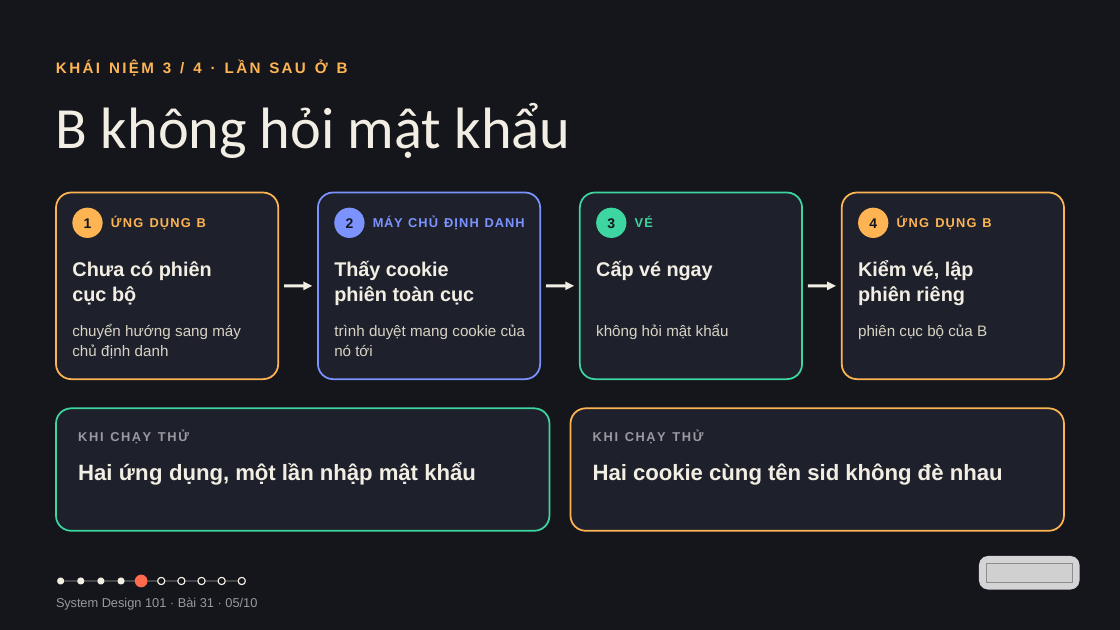
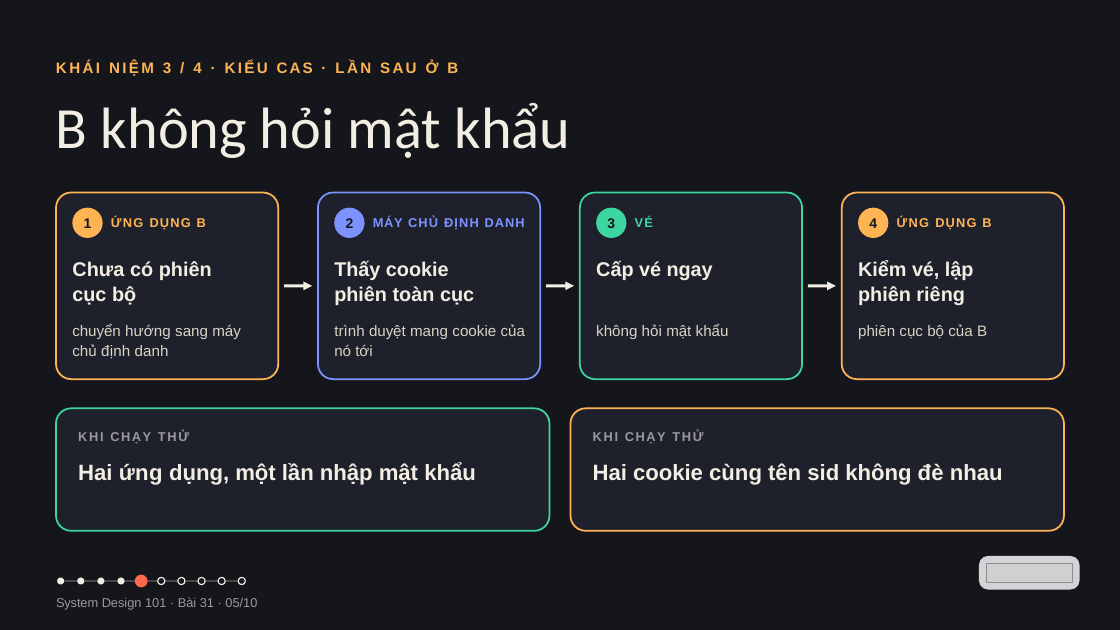
Before and after one commit to vohoailinh90/tool-marketing-studio, a slide deck: slide 5 of system-design-101/vi/lessons/sd-14-031/slides/sd-14-031.pptx. Drawn at 1120x630 pixels with LibreOffice and Linux fonts; fonts in the diff are those of the drawing; grey boxes stand for pictures. Boxes give left, top, right and bottom in pixels: in the first picture for what was removed or moved away, otherwise in the second. Text is boxed around its words. In the diff, an @@ line names an element or a change of style, - is before the commit and + after.

```diff
--- a/system-design-101/vi/lessons/sd-14-031/slides/sd-14-031.pptx
+++ b/system-design-101/vi/lessons/sd-14-031/slides/sd-14-031.pptx
@@ text at (x1=56, y1=61, x2=458, y2=76): text changed @@
-KHÁI NIỆM 3 / 4 · LẦN SAU Ở B
+KHÁI NIỆM 3 / 4 · KIỂU CAS · LẦN SAU Ở B
```
Also in this commit, not shown: 7 other slides changed.
